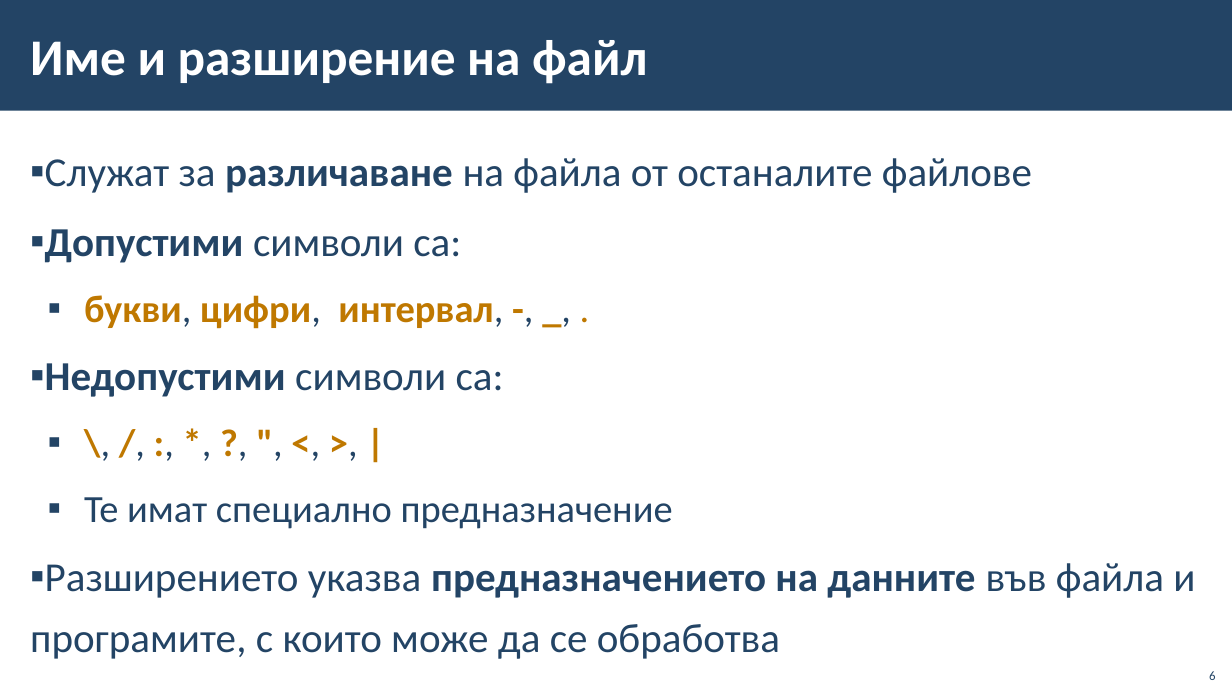
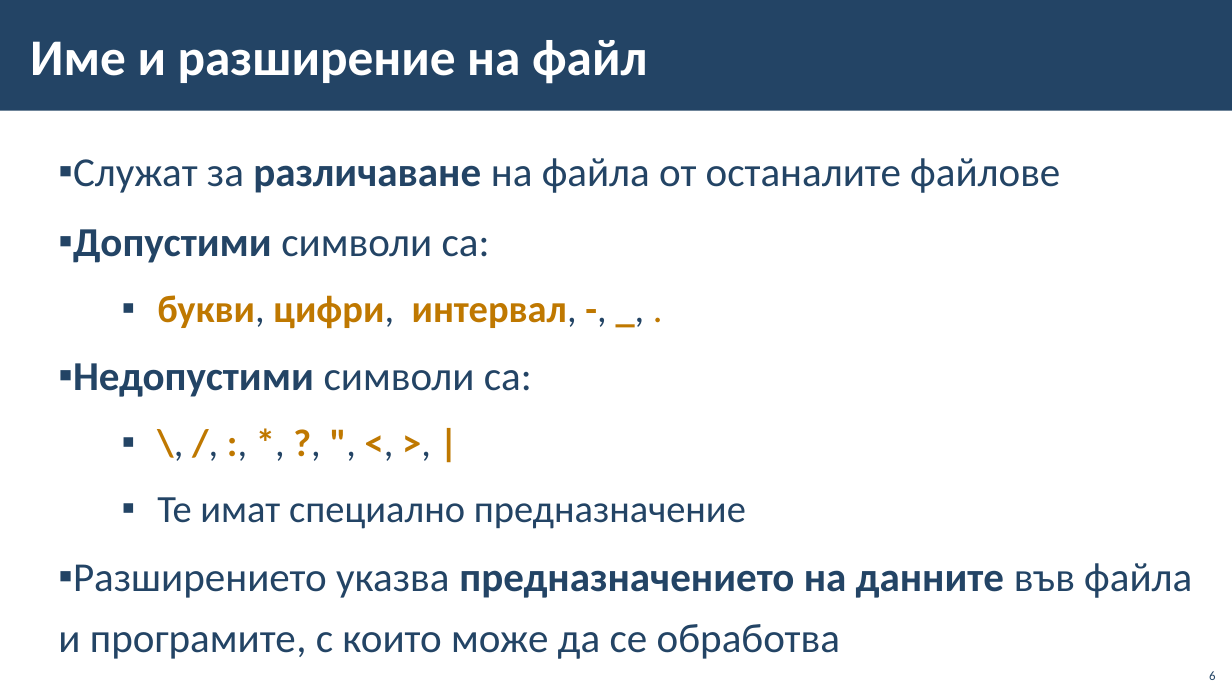
Before and after one commit to BG-IT-Edu/School-Programming, a slide deck: slide 6 of Courses/Computer-Modeling-and-IT/Computer-Modeling-and-IT-5-Class/04-File-System/04-File-System.pptx. Drawn at 1232x693 pixels with LibreOffice and Linux fonts; fonts in the diff are those of the drawing; background and template pictures are left out. Boxes give left, top, right and bottom in pixels: in the first picture for what was removed or moved away, otherwise in the second. Text is boxed around its words. In the diff, an @@ line names an element or a change of style, - is before the commit and + after.

```diff
--- a/Courses/Computer-Modeling-and-IT/Computer-Modeling-and-IT-5-Class/04-File-System/04-File-System.pptx
+++ b/Courses/Computer-Modeling-and-IT/Computer-Modeling-and-IT-5-Class/04-File-System/04-File-System.pptx
@@ text "Служат за различаване на файла ...": place and size @@
-text "Служат за различаване на файла ..." at box(30, 158, 1195, 659)
+text "Служат за различаване на файла ..." at box(58, 158, 1192, 659)
@@ text at box(157, 295, 746, 529): list level 3 to 4 in "букви, цифри, интервал, -, _, ..."; list level 3 to 4 in "\, /, :, *, ?, ..."; list level 3 to 4 in "Те имат специално предназначение" @@
```
Also in this commit, not shown: 17 other slides changed, 13 other files.
